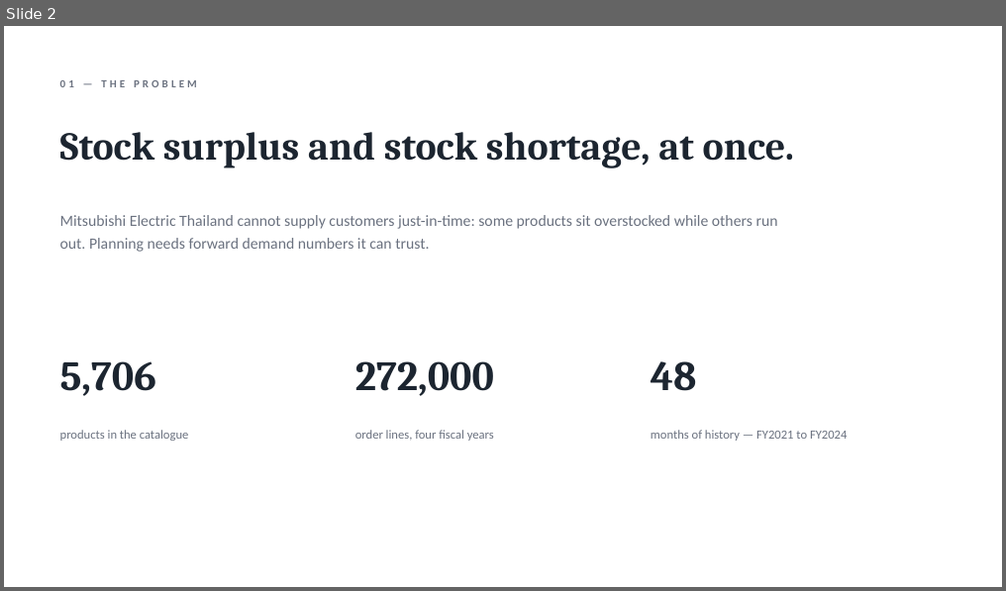
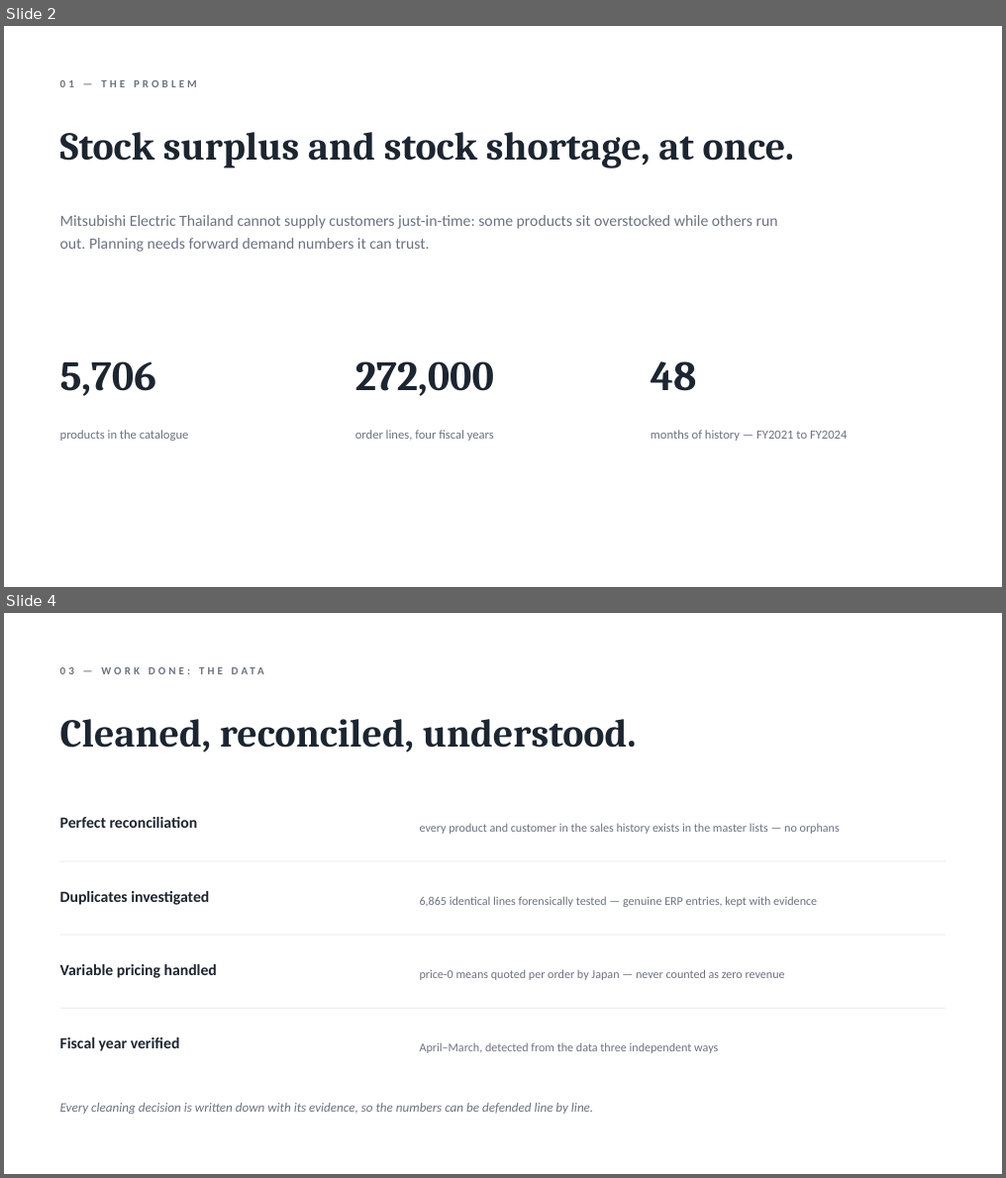
Before and after one commit to DokkDokki/SOE-105, a slide deck: presentation/FY2025_progress_report.pptx. Shown one above the other, each under a label of ours: slide 2 before the commit, slides 2 and 4 after it; the slides between them are not shown. The pictures are 1006x591 and 1006x1178 pixels, drawn with LibreOffice and Linux fonts; fonts in the diff are those of the drawing. Boxes give left, top, right and bottom in pixels: in the first picture for what was removed or moved away, otherwise in the second. Text is boxed around its words. In the diff, an @@ line names an element or a change of style, - is before the commit and + after.

```diff
--- a/presentation/FY2025_progress_report.pptx
+++ b/presentation/FY2025_progress_report.pptx
@@ slide 4 added at [4,613,1002,1174], background #FFFFFF @@
@@ text added at [232,667,264,674], 10.5 pt, text #6B7280, bold @@
+03 — WORK DONE: THE DATA
@@ text added at [60,719,637,753], 38 pt, text #1C2530, bold @@
+Cleaned, reconciled, understood.
@@ text added at [60,817,198,828], 15 pt, text #1C2530, bold @@
+Perfect reconciliation
@@ text added at [420,823,840,834], 11.5 pt, text #6B7280 @@
+every product and customer in the sales history exists in the master lists — no orphans
@@ line added from (60, 861) to (945, 861), #E2E6EA 0.75 pt @@
@@ text added at [60,891,209,905], 15 pt, text #1C2530, bold @@
+Duplicates investigated
@@ text added at [420,896,817,907], 11.5 pt, text #6B7280 @@
+6,865 identical lines forensically tested — genuine ERP entries, kept with evidence
@@ line added from (60, 935) to (945, 935), #E2E6EA 0.75 pt @@
@@ text added at [60,964,217,978], 15 pt, text #1C2530, bold @@
+Variable pricing handled
@@ text added at [420,969,785,980], 11.5 pt, text #6B7280 @@
+price-0 means quoted per order by Japan — never counted as zero revenue
@@ line added from (60, 1008) to (945, 1008), #E2E6EA 0.75 pt @@
@@ text added at [60,1038,180,1052], 15 pt, text #1C2530, bold @@
+Fiscal year verified
@@ text added at [420,1043,718,1054], 11.5 pt, text #6B7280 @@
+April–March, detected from the data three independent ways
@@ text added at [60,1103,593,1114], 12.5 pt, text #6B7280, italic @@
+Every cleaning decision is written down with its evidence, so the numbers can be defended line by line.
```
Also in this commit, not shown: 3 slides changed, 6 other slides added, 8 slides removed, 3 other files.
